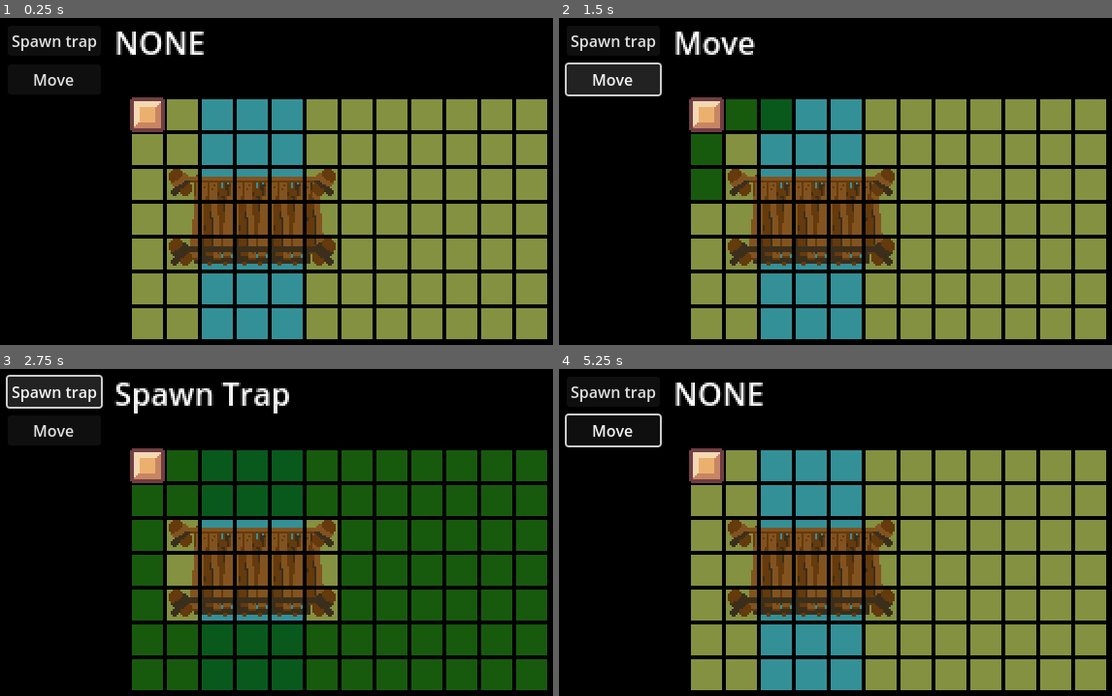
Above: before the commit, frames 1-4 (two rows, left to right).
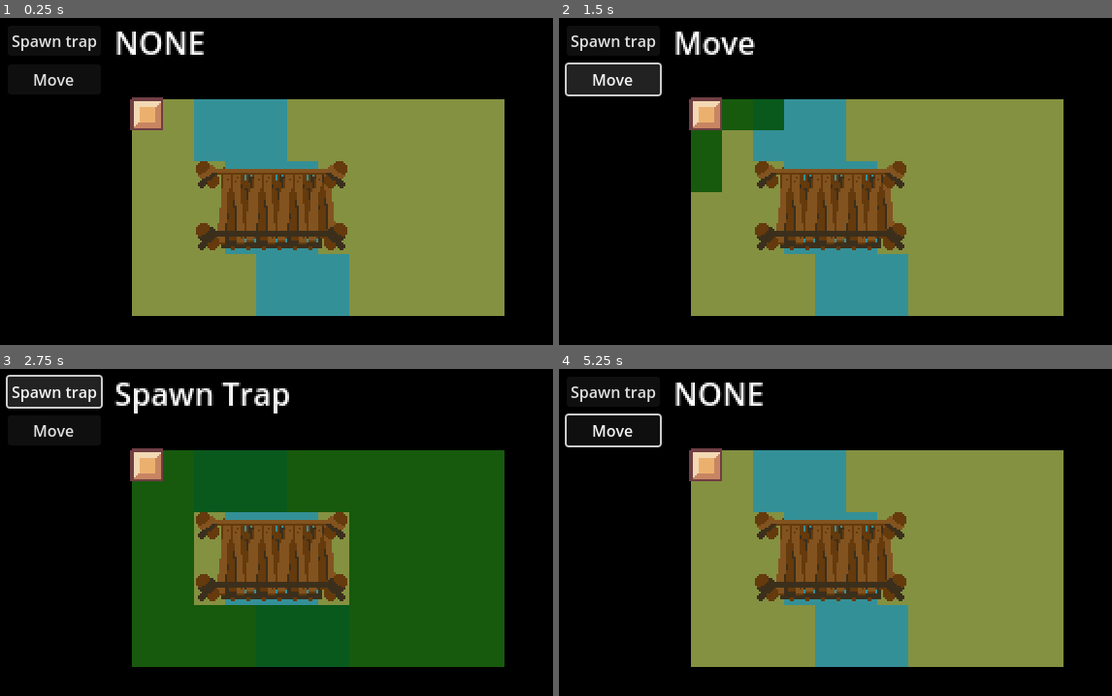
Above: after the commit, the same moments.

Repository: SadnessTrain/ronin-final-breath
Game: Godot game, scene res://Scenes/MainScene.tscn
Same seed, same stepped clock (60 frames per second), same inputs: the game is played once before the commit and once after it.
Inputs (mouse positions are in pixels of both pictures, inside the frame that each line leads up to):
- Up to frame 1 (0.25 s): no input
- Up to frame 2 (1.5 s): click "Spawn trap" at 0.5 s; click "Move" at 1.25 s
- Up to frame 3 (2.75 s): click "Spawn trap" at 2 s
- Up to frame 4 (5.25 s): click "Move" at 2.75 s; click "Spawn trap" at 3.5 s; click "Move" at 4.25 s; tap Enter at 5 s; move the mouse to (708, 467) at 5.02 s; click (708, 467) at 5.1 s

The runs differ from the first frame. In frame 1, 26% of the frame differs, in the area x 23-99%, y 24-99%; in frame 2, 26%; in frame 3, 25%; in frame 4, 26%.

Commit message:
Update tile size

Diff:
--- a/Scenes/Playfield/Tile.tscn
+++ b/Scenes/Playfield/Tile.tscn
@@ -1,17 +1,17 @@
 [gd_scene load_steps=4 format=3 uid="uid://lvsl4hg5b1jr"]
 
 [ext_resource type="Script" path="res://Scripts/Playfield/Tile.gd" id="1_ohxan"]
-[ext_resource type="Texture2D" uid="uid://br70522rf0c2p" path="res://Textures/Playfield/GroundTexture.png" id="2_680is"]
+[ext_resource type="Texture2D" uid="uid://b38wceeur6c0t" path="res://Textures/Playfield/Grass.png" id="2_3yt1m"]
 
 [sub_resource type="RectangleShape2D" id="RectangleShape2D_lq7g6"]
-size = Vector2(18, 18)
+size = Vector2(16, 16)
 
 [node name="Tile" type="Area2D" node_paths=PackedStringArray("sprite")]
 script = ExtResource("1_ohxan")
 sprite = NodePath("Sprite2D")
 
 [node name="Sprite2D" type="Sprite2D" parent="."]
-texture = ExtResource("2_680is")
+texture = ExtResource("2_3yt1m")
 
 [node name="CollisionShape2D" type="CollisionShape2D" parent="."]
 shape = SubResource("RectangleShape2D_lq7g6")
--- a/Scripts/Playfield/Playfield.gd
+++ b/Scripts/Playfield/Playfield.gd
@@ -7,7 +7,7 @@
 var waterObstacleScene = preload("res://Scenes/Entities/Obstacle/WaterObstacleEntity.tscn")
 var bridgeScene = preload("res://Scenes/Entities/Obstacle/BridgeEntity.tscn")
 
-var cellSize: Vector2i = Vector2i(18, 18)
+var cellSize: Vector2i = Vector2i(16, 16)
 var size: Vector2i = Vector2i(12, 7)
 
 var tiles = {}
@@ -81,7 +81,7 @@
 	#var randomTopPosition = Vector2i(Utils.randomInt(riverMargin, size.x - (riverMargin + 1)), 0)
 	#var randomBottomPosition = Vector2i(Utils.randomInt(riverMargin, size.x - (riverMargin + 1)), size.y - 1)
 	var randomTopPosition = Vector2i(3, 0)
-	var randomBottomPosition = Vector2i(3, size.y - 1)
+	var randomBottomPosition = Vector2i(5, size.y - 1)
 
 	for waterTilePos in GetAllWaterTilesPos(randomTopPosition, randomBottomPosition, riverWidth):
 		tiles[waterTilePos].SetType("WATER")
